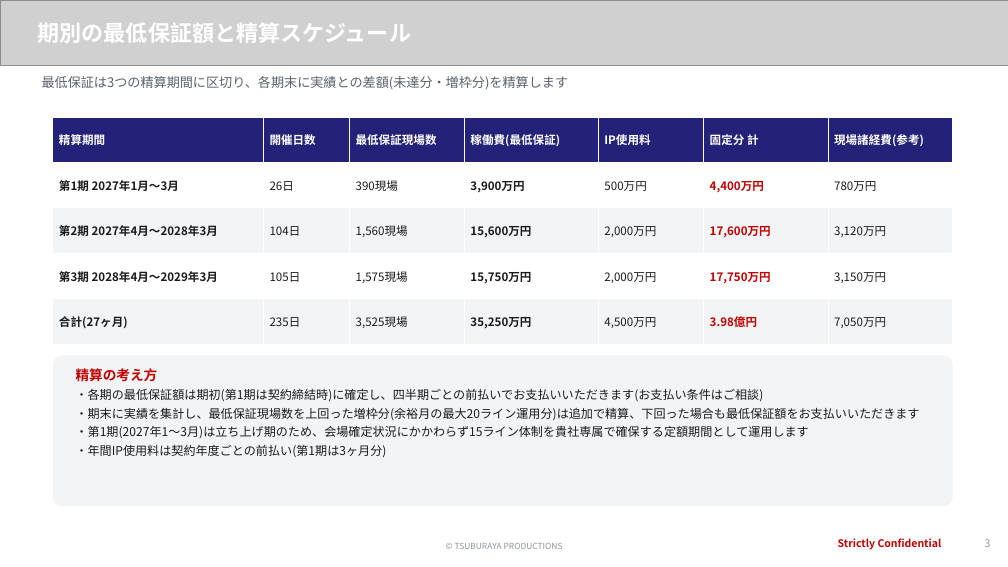
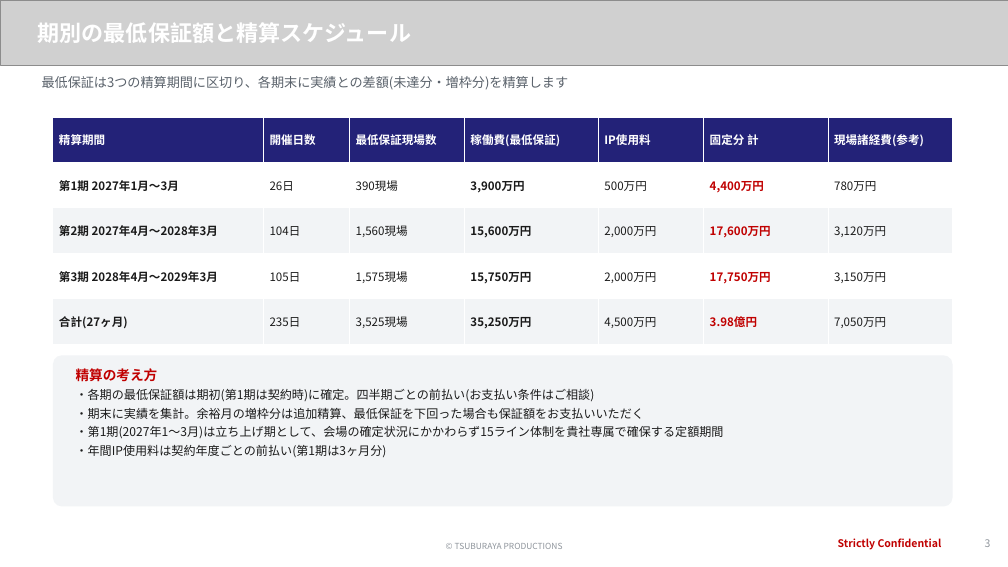
Before and after one commit to hayatoshintani-spe/kessho-lens, a slide deck: slide 3 of docs/proposals/softbank-ultraman-caravan/SB様提示用_お見積り_最低保証プラン.pptx. Drawn at 1008x567 pixels with LibreOffice and Linux fonts; fonts in the diff are those of the drawing; grey boxes stand for pictures. Boxes give left, top, right and bottom in pixels: in the first picture for what was removed or moved away, otherwise in the second. Text is boxed around its words. In the diff, an @@ line names an element or a change of style, - is before the commit and + after.

```diff
--- a/docs/proposals/softbank-ultraman-caravan/SB様提示用_お見積り_最低保証プラン.pptx
+++ b/docs/proposals/softbank-ultraman-caravan/SB様提示用_お見積り_最低保証プラン.pptx
@@ text at (76,389,724,438): text changed @@
-・各期の最低保証額は期初(第1期は契約締結時)に確定し、四半期ごとの前払いでお支払いいただきます(お支払い条件はご相談)
-・期末に実績を集計し、最低保証現場数を上回った増枠分(余裕月の最大20ライン運用分)は追加で精算、下回った場合も最低保証額をお支払いいただきます
-・第1期(2027年1〜3月)は立ち上げ期のため、会場確定状況にかかわらず15ライン体制を貴社専属で確保する定額期間として運用します
+・各期の最低保証額は期初(第1期は契約時)に確定。四半期ごとの前払い(お支払い条件はご相談)
+・期末に実績を集計。余裕月の増枠分は追加精算、最低保証を下回った場合も保証額をお支払いいただく
+・第1期(2027年1〜3月)は立ち上げ期として、会場の確定状況にかかわらず15ライン体制を貴社専属で確保する定額期間
```
Also in this commit, not shown: 2 other slides changed, 5 other files.
